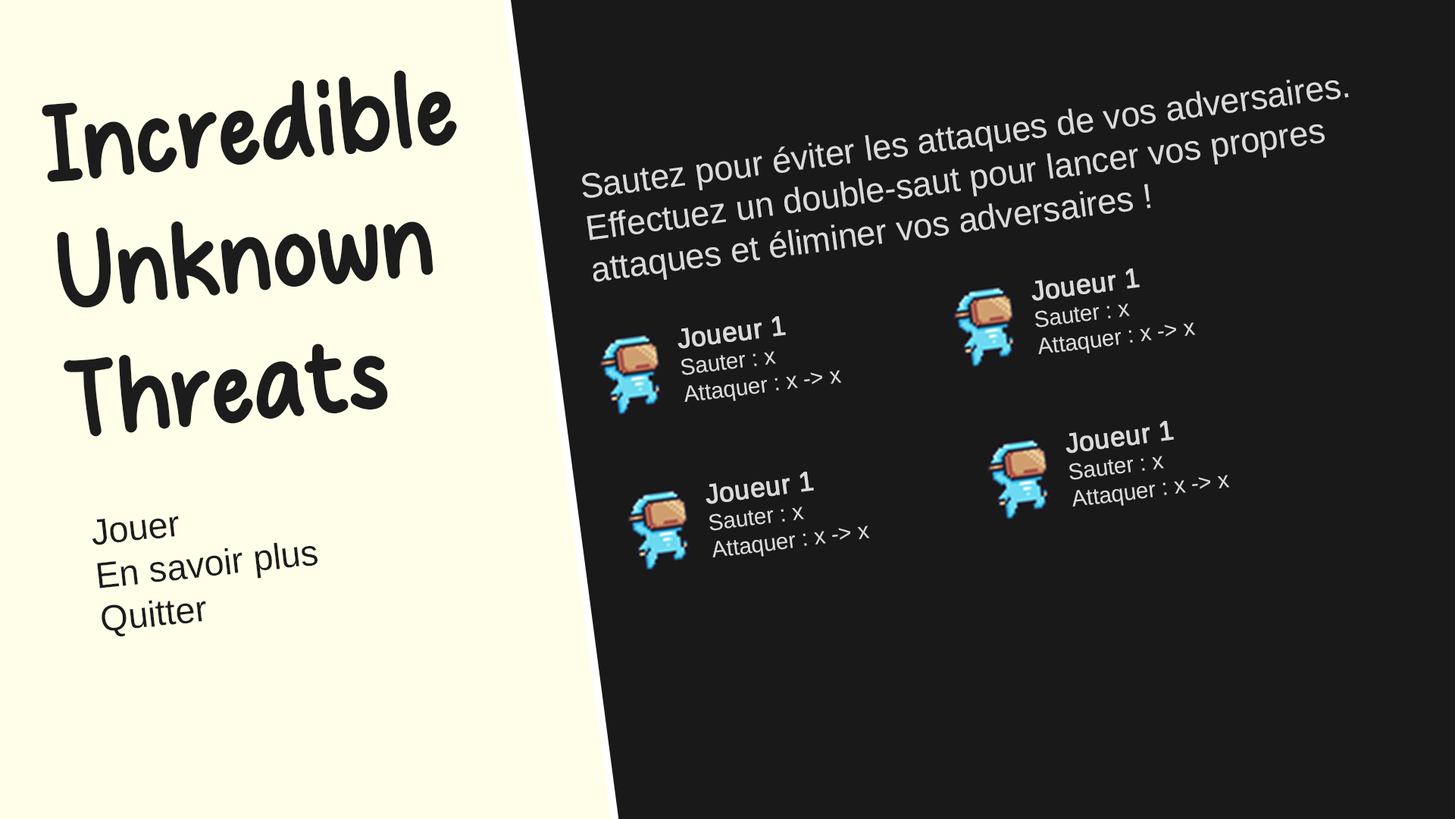
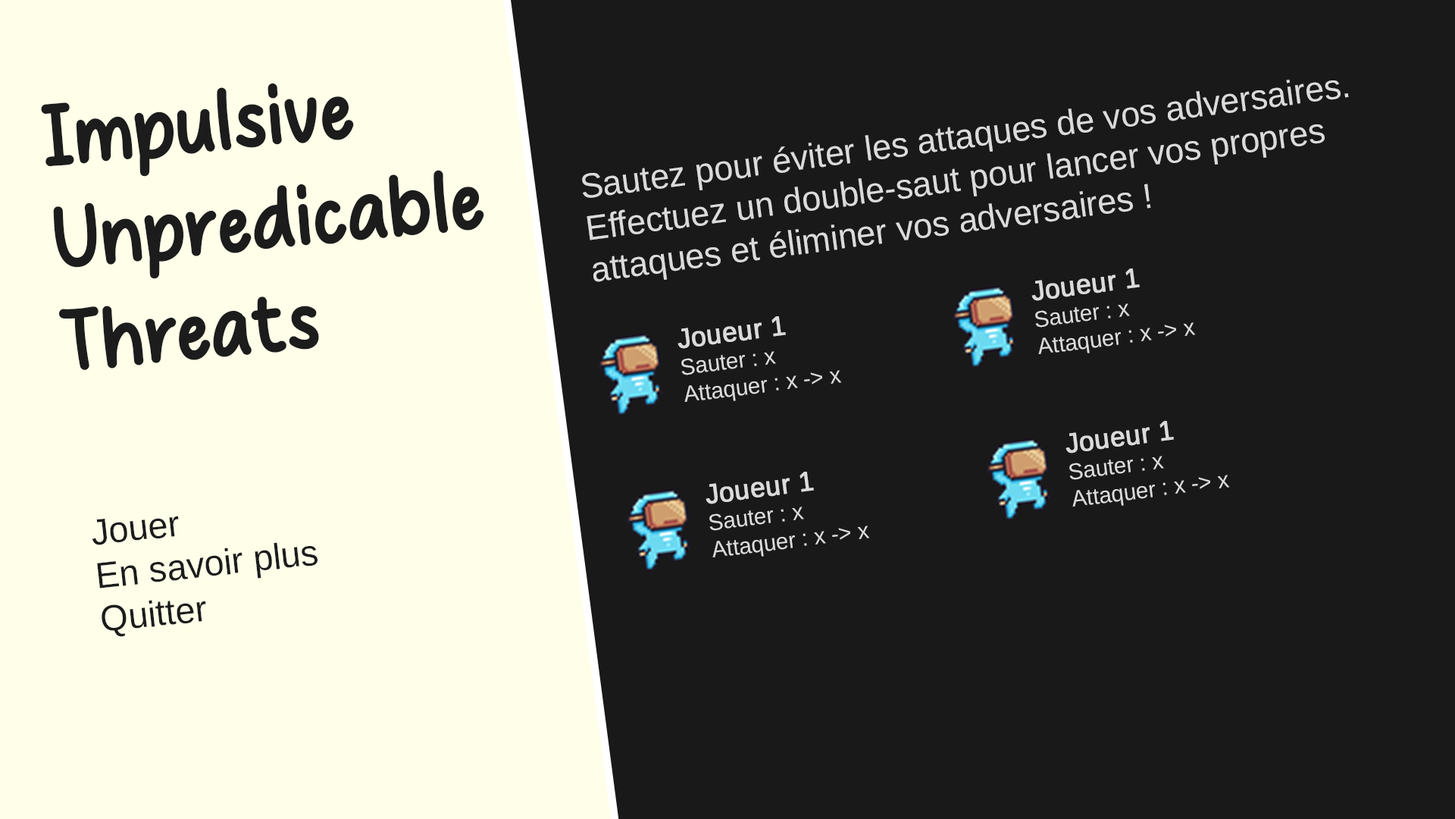
Two versions of the same layered image (1455 × 819). Layer-by-layer changes:
added layer "Impulsive Unpredicable Threats" above "Incredible Unknown Threats" over [40, 82, 485, 370]
hid "Incredible Unknown Threats" (1st of 2) over [41, 70, 458, 437]
